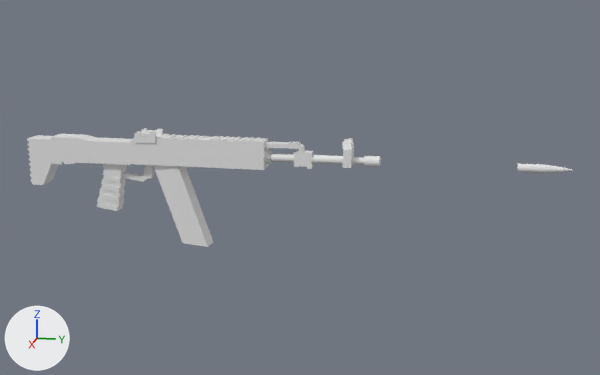
The Blender file Obj_AK12_Gun_A.blend, before and after one commit.
Before and after are seen from a 50 mm lens placed at (13.89, 0.85, 3.68), pointed at (-0.07, -1.94, 0.19). Every picture has the same lights, and +X, +Y and +Z are marked at lower left. The older version comes first.

The first picture shows 'AK-12', 'Magazine', 'Medium Bullet'.
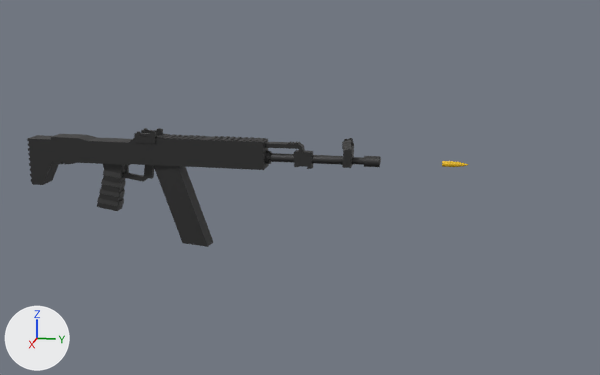
Where the change shows, as pixel boxes [x1, y1, x2, y2] in the pictures (600 x 375 px):
'Magazine', recoloured (white to black): [153, 165, 213, 247] in both
'Medium Bullet', recoloured, moved, rescaled (52% narrower, 36% shorter): before [517, 163, 572, 173]; after [442, 161, 468, 167]
part 1 of me_cylinder_002, reshaped: before [122, 172, 144, 182]; after [122, 165, 144, 182]
part 2 of me_cylinder_002, recoloured (white to black): [97, 128, 381, 211] in both
part 3 of me_cylinder_002, recoloured: [97, 134, 247, 206] in both
part 4 of me_cylinder_002, recoloured (white to black): [27, 134, 132, 185] in both

The change, as a diff of the scene's bpy script:
```diff
--- a/Obj_AK12_Gun_A.blend.py
+++ b/Obj_AK12_Gun_A.blend.py
@@ mat_material_006 @@
+mat_material_006 = principled_material('Material.006')
+mat_material_006.base_color = (0.8, 0.48, 0.0)  # yellow #e7b800
@@ mat_material_005 @@
+mat_material_005 = principled_material('Material.005')
+mat_material_005.base_color = (0.0231, 0.0231, 0.0231)  # black #2a2a2a
@@ mat_material_007 @@
+mat_material_007 = principled_material('Material.007')
+mat_material_007.base_color = (0.0472, 0.0472, 0.0472)  # dark grey #3d3d3d
@@ mat_material_003 @@
+mat_material_003 = principled_material('Material.003')
+mat_material_003.base_color = (0.0231, 0.0231, 0.0231)  # black #2a2a2a
@@ me_cylinder_002 @@
 # used by ob_ak_12; location = (-0.01, -1.0, 0.72); rotation_euler = (1.571, 0.0, 0.0), in degrees (90, 0, 0); scale = (0.0932, 0.0932, 0.503)
-me_cylinder_002.from_pydata(...)  # 1184 vertices, 937 faces; spans x -2.1..2.3, y -17.7..4.4, z -0.9..11.9
+me_cylinder_002.from_pydata(...)  # 1228 vertices, 981 faces; spans x -2.1..2.3, y -17.7..4.4, z -0.9..11.9
+# me_cylinder_002 part 1
+# 4 faces are deleted
+# 22 vertices are added at x -0.3, y -5.4..-2.1, z 8.0..8.3
+# 22 new vertices lie (0.8, 0.0, 0.0) away from vertices in x -0.3, y -5.4..-2.1, z 8.0..8.3
+# 47 new faces join them, mat_material_003 (black #2a2a2a)
+# 1 new face joins them, mat_material_007 (dark grey #3d3d3d)
+# me_cylinder_002 part 2: 784 faces spanning x -2.1..2.3, y -17.7..4.4, z -0.9..9.4 switch from no material to mat_material_003 (black #2a2a2a)
+# me_cylinder_002 part 3: 52 faces spanning x -1.9..2.1, y -10.9..3.4, z 3.0..9.4 switch from no material to mat_material_007 (dark grey #3d3d3d)
+# me_cylinder_002 part 4: 97 faces spanning x -1.8..2.0, y -7.0..2.7, z 8.0..11.9 switch from mat_material (white #e7e7e7) to mat_material_003 (black #2a2a2a)
@@ me_cube_008 @@
 me_cube_008.from_pydata(...)  # 40 vertices, 37 faces; spans x -1.02..1.0, y -1.0..1.0, z -1.0..1.0
+me_cube_008.materials.append(mat_material_005)  # black #2a2a2a
@@ me_cylinder_009 @@
 me_cylinder_009.from_pydata(...)  # 416 vertices, 198 faces; spans x -1.85..1.97, y -1.78..1.81, z -6.29..1.88
+me_cylinder_009.materials.append(mat_material_006)  # yellow #e7b800
@@ ob_medium_bullet @@
 ob_medium_bullet = bpy.data.objects.new('Medium Bullet', me_cylinder_009)
-ob_medium_bullet.location = (0.0, 2.41, 0.71)
+ob_medium_bullet.location = (0.0, 0.84, 0.73)
 ob_medium_bullet.rotation_euler = (4.712, 0.0, 0.0)  # degrees (270, 0, 0)
-ob_medium_bullet.scale = (0.04, 0.04, 0.107)
+ob_medium_bullet.scale = (0.026, 0.026, 0.053)
```
